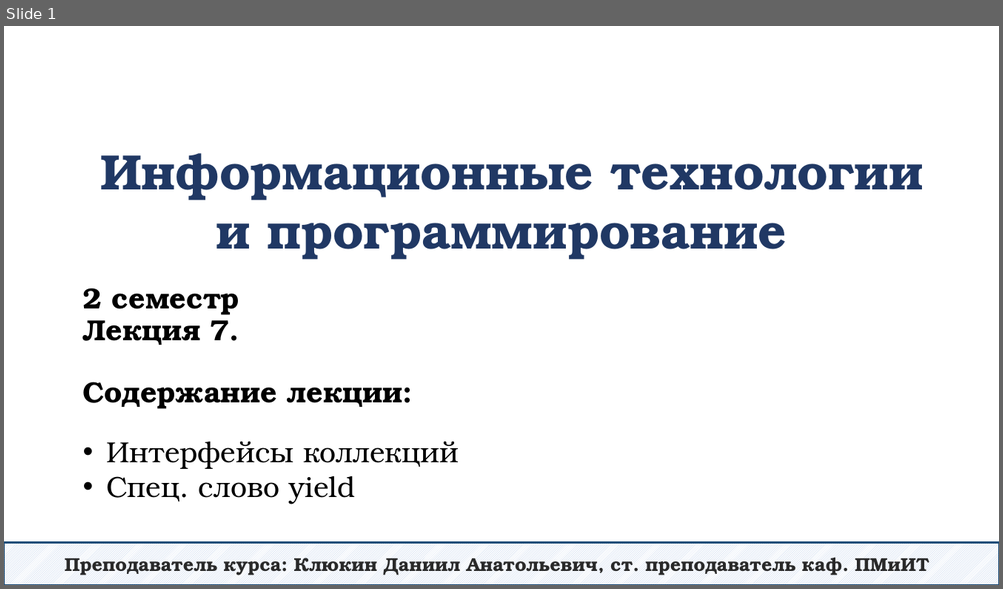
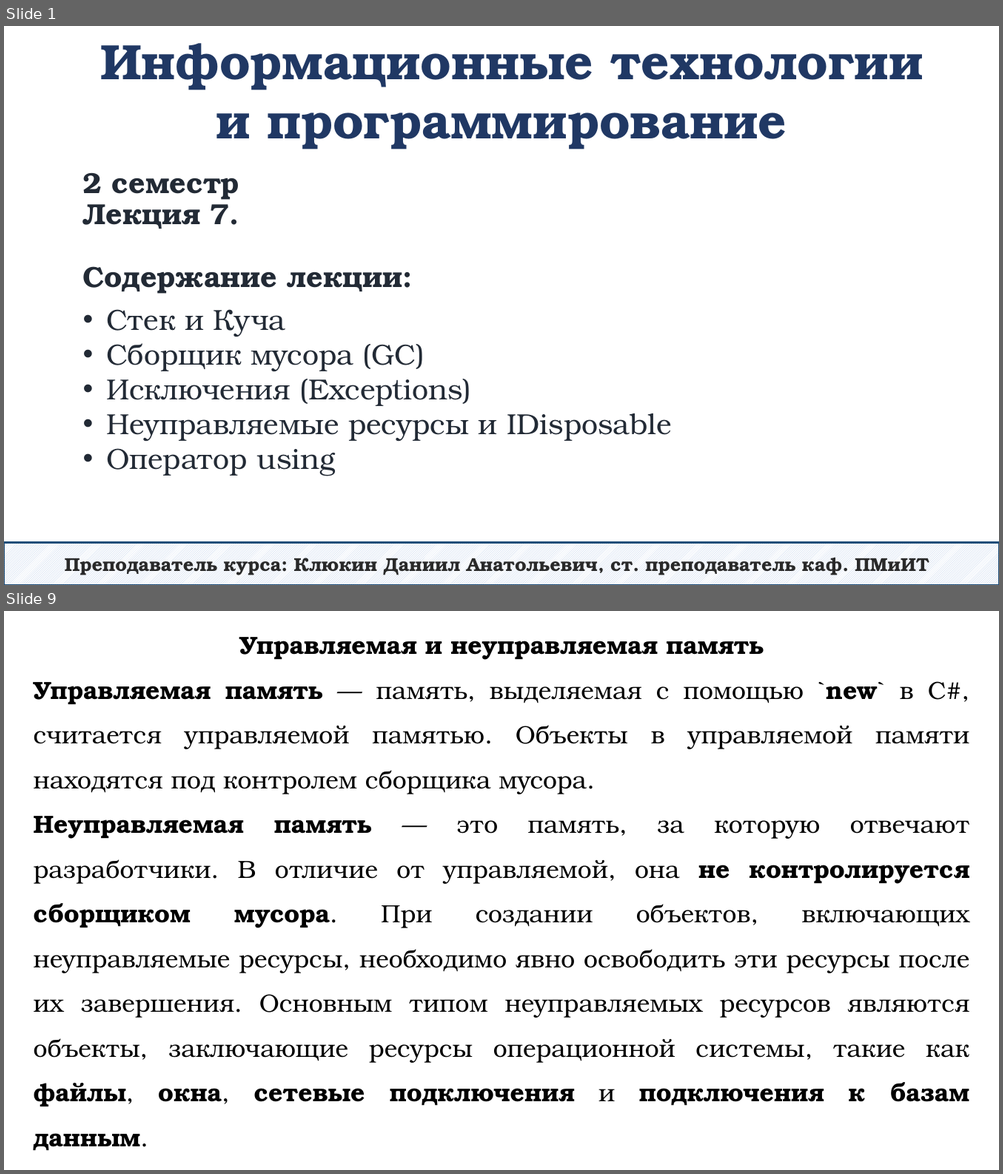
Before and after one commit to DaniilKlyukin/ITiP-2, a slide deck: Лекции/ИТиП 2 лек 7.pptx. Shown one above the other, each under a label of ours: slide 1 before the commit, slides 1 and 9 after it; the slides between them are not shown. The pictures are 1003x589 and 1003x1174 pixels, drawn with LibreOffice and Linux fonts; fonts in the diff are those of the drawing. Boxes give left, top, right and bottom in pixels: in the first picture for what was removed or moved away, otherwise in the second. Text is boxed around its words. In the diff, an @@ line names an element or a change of style, - is before the commit and + after.

```diff
--- a/Лекции/ИТиП 2 лек 7.pptx
+++ b/Лекции/ИТиП 2 лек 7.pptx
@@ slide 9 added at (x1=4, y1=611, x2=999, y2=1170), background #FFFFFF @@
@@ text added at (x1=34, y1=637, x2=970, y2=1151), 24 pt, text #000000 @@
+Управляемая и неуправляемая память
+Управляемая память — память, выделяемая с помощью `new` в C#, считается управляемой памятью. Объекты в управляемой памяти находятся под контролем сборщика мусора.
+Неуправляемая память — это память, за которую отвечают разработчики. В отличие от управляемой, она не контролируется сборщиком мусора. При создании объектов, включающих неуправляемые ресурсы, необходимо явно освободить эти ресурсы после их завершения. Основным типом неуправляемых ресурсов являются объекты, заключающие ресурсы операционной системы, такие как файлы, окна, сетевые подключения и подключения к базам данным.
@@ slide 1 changed as well @@
@@ text "Информационные технологии и программирование" moved from (x1=100, y1=153, x2=922, y2=260) to (x1=100, y1=43, x2=922, y2=150) @@
@@ title "2 семестр Лекция 7. Содержание ..." moved from (x1=83, y1=288, x2=403, y2=409) to (x1=83, y1=173, x2=403, y2=294) @@
@@ title "2 семестр Лекция 7. Содержание ..." at (x1=83, y1=173, x2=403, y2=294): text colour #000000 to #222A35 @@
@@ text at (x1=106, y1=309, x2=671, y2=477): text changed; text colour #000000 to #222A35 @@
-• Интерфейсы коллекций
-• Спец. слово yield
+• Стек и Куча
+• Сборщик мусора (GC)
+• Исключения (Exceptions)
+• Неуправляемые ресурсы и IDisposable
+• Оператор using
```
Also in this commit, not shown: 38 other slides added, 19 slides removed, 6 other files.
